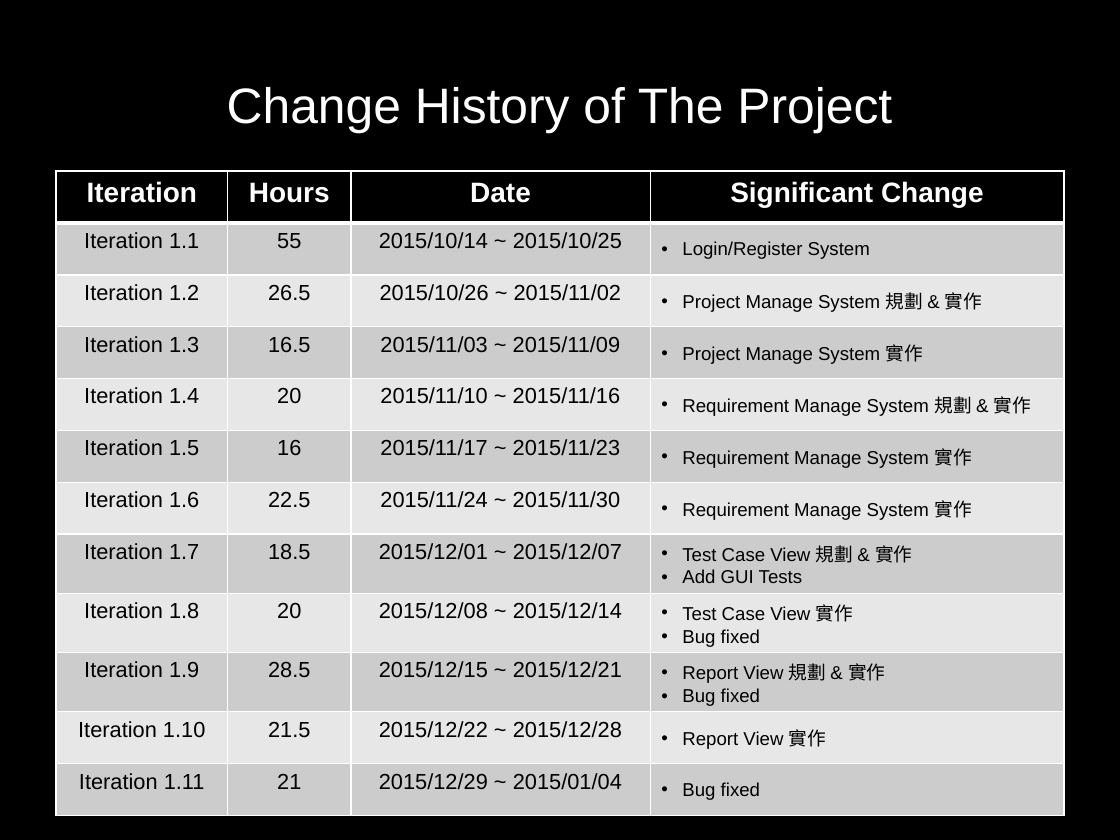
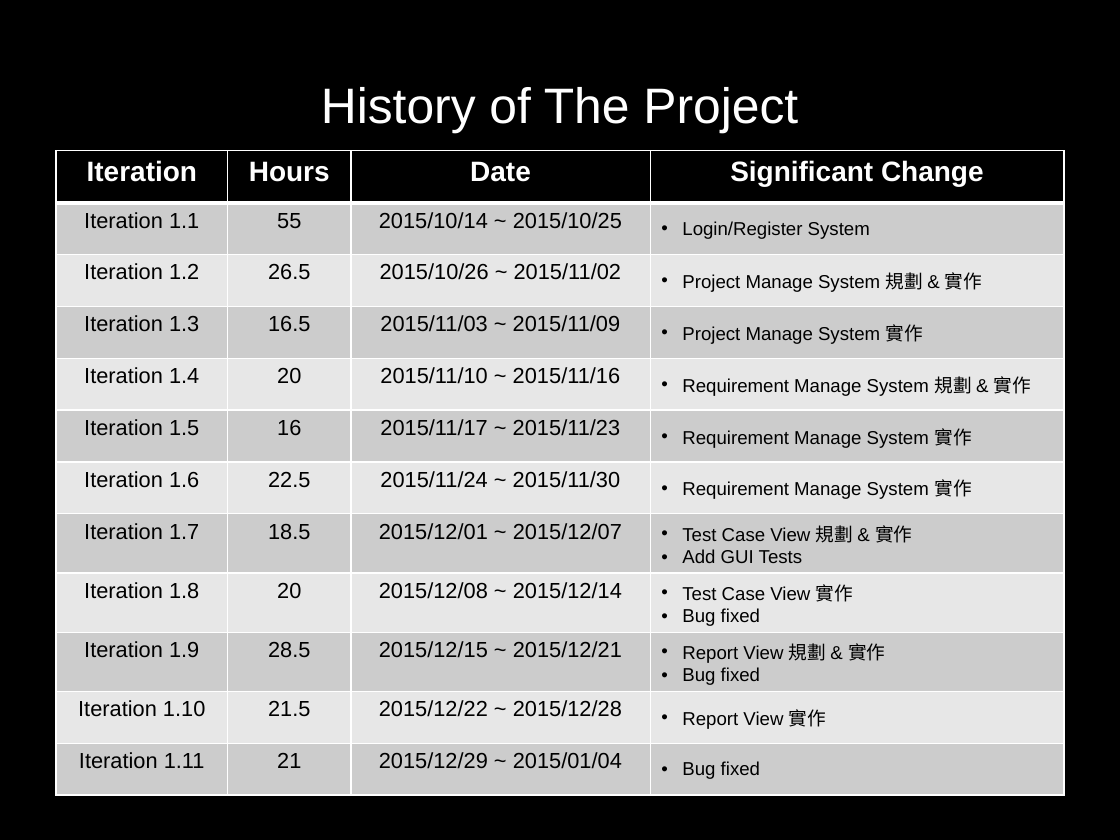
Before and after one commit to LutherTsaiTW/2015SoftwareEngineering, a slide deck: slide 2 of Phase03_Doc/Presentation/Final Presentations.pptx. Drawn at 1120x840 pixels with LibreOffice and Linux fonts; fonts in the diff are those of the drawing. Boxes give left, top, right and bottom in pixels: in the first picture for what was removed or moved away, otherwise in the second. Text is boxed around its words. In the diff, an @@ line names an element or a change of style, - is before the commit and + after.

```diff
--- a/Phase03_Doc/Presentation/Final Presentations.pptx
+++ b/Phase03_Doc/Presentation/Final Presentations.pptx
@@ title at (x1=321, y1=87, x2=798, y2=133): text changed @@
-Change History of The Project
+History of The Project
@@ table resized from (x1=56, y1=171, x2=1063, y2=806) to (x1=56, y1=151, x2=1063, y2=791) @@
```
Also in this commit, not shown: 6 other slides changed, 5 other files.
